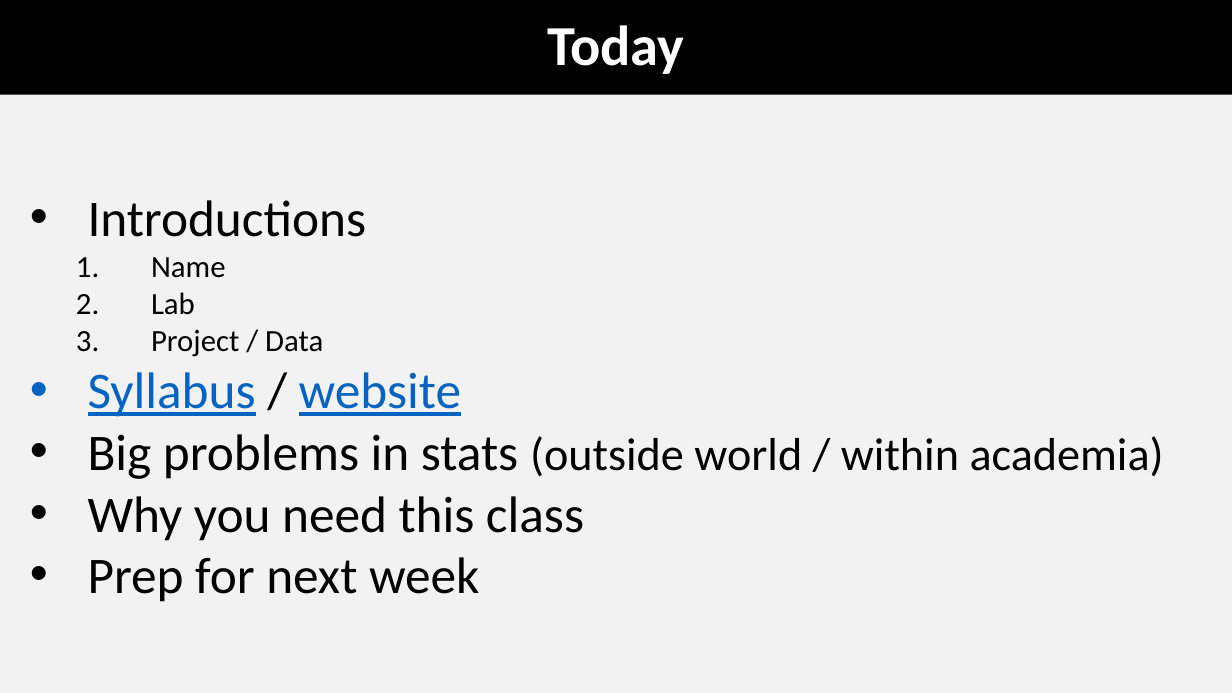
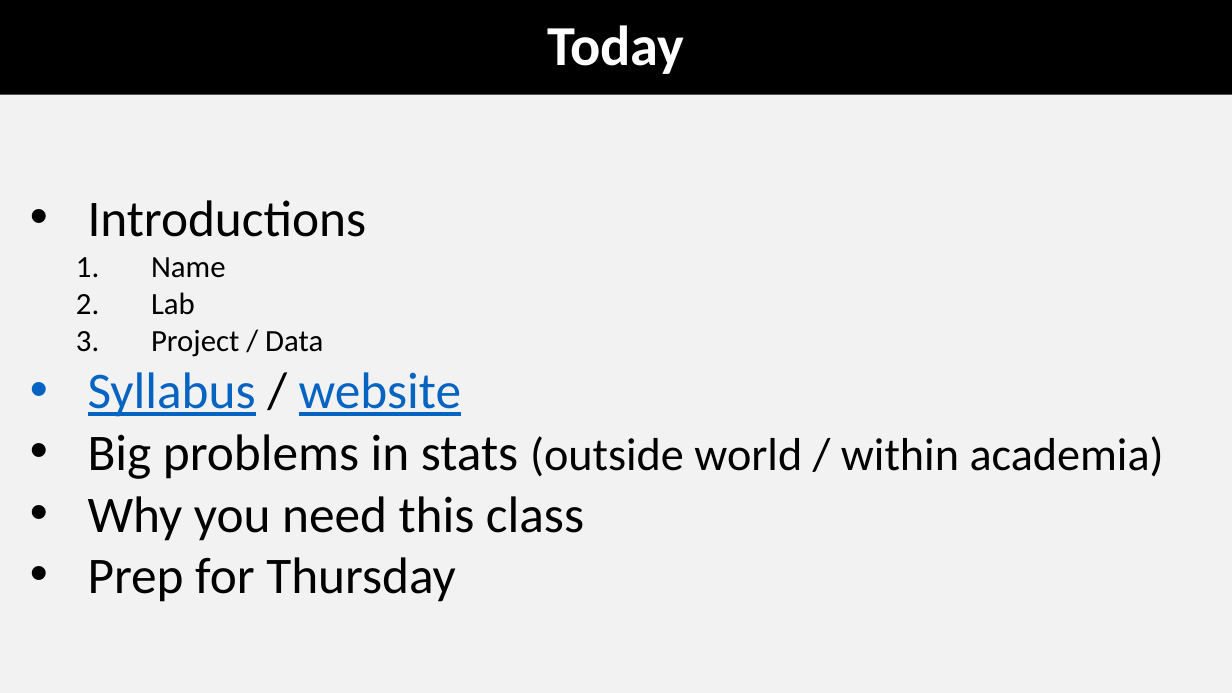
Before and after one commit to coleoguy/coleoguy.github.io, a slide deck: slide 2 of teaching/expdes/lec1.pptx. Drawn at 1232x693 pixels with LibreOffice and Linux fonts; fonts in the diff are those of the drawing. Boxes give left, top, right and bottom in pixels: in the first picture for what was removed or moved away, otherwise in the second. Text is boxed around its words. In the diff, an @@ line names an element or a change of style, - is before the commit and + after.

```diff
--- a/teaching/expdes/lec1.pptx
+++ b/teaching/expdes/lec1.pptx
@@ text at <box>88,557,456,602</box>: text changed @@
-• Prep for next week
+• Prep for Thursday
```
Also in this commit, not shown: 5 other slides changed, 7 other files.
